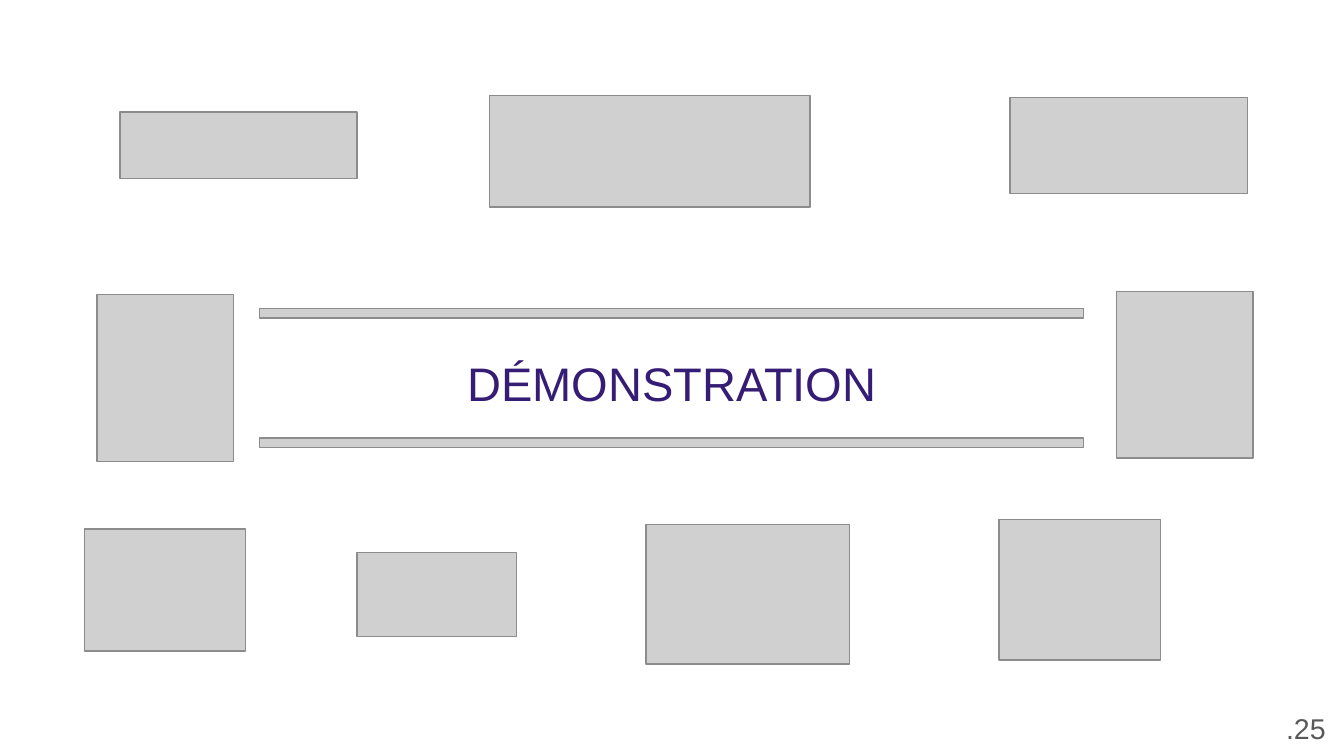
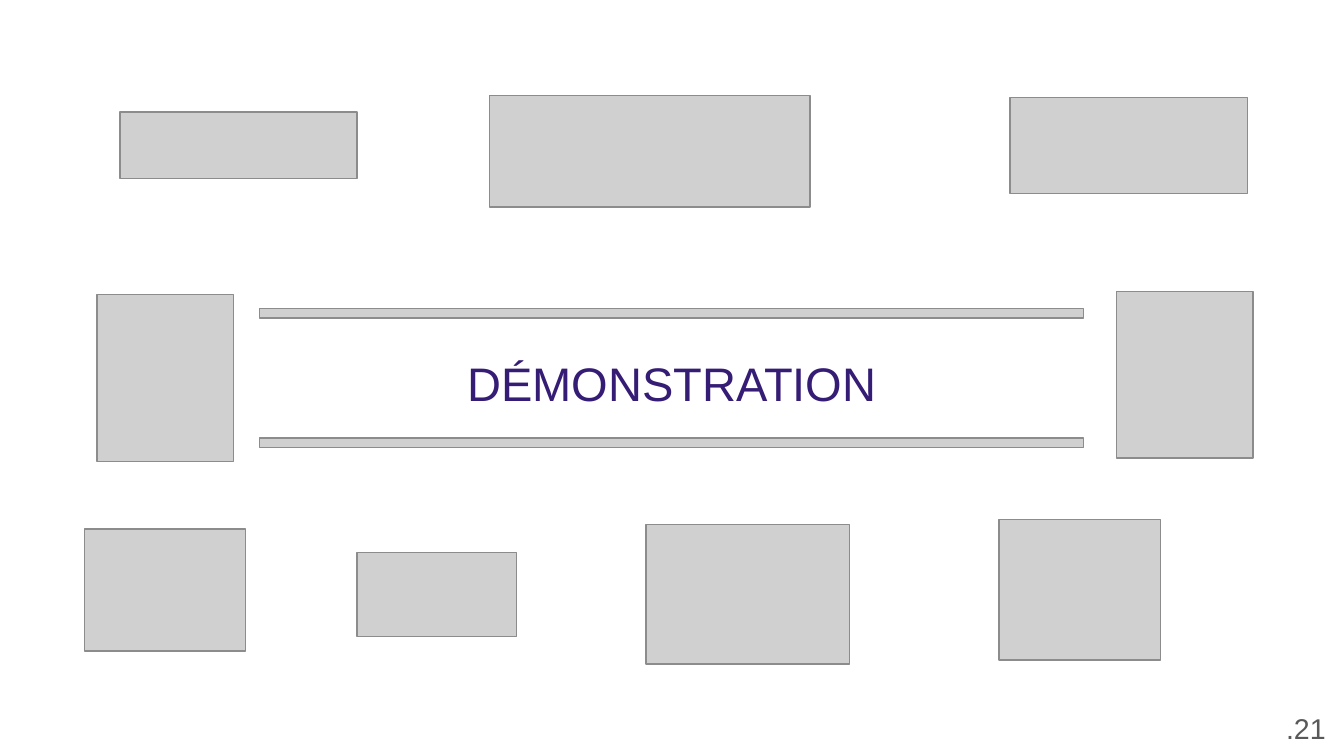
Before and after one commit to gaetancorin/btc_eth_streaming_data, a slide deck: slide 21 of _documentation/DOSSIER DE VALIDATION.pptx (slide 25 before the commit). Drawn at 1344x756 pixels with LibreOffice and Linux fonts; fonts in the diff are those of the drawing; grey boxes stand for pictures; background and template pictures are left out. Boxes give left, top, right and bottom in pixels: in the first picture for what was removed or moved away, otherwise in the second. Text is boxed around its words. In the diff, an @@ line names an element or a change of style, - is before the commit and + after.

```diff
--- a/_documentation/DOSSIER DE VALIDATION.pptx
+++ b/_documentation/DOSSIER DE VALIDATION.pptx
@@ text at [1286,719,1326,739]: text changed @@
-.25
+.21
```
Also in this commit, not shown: 15 other slides changed, 6 slides added, 8 slides removed, 24 other files.
